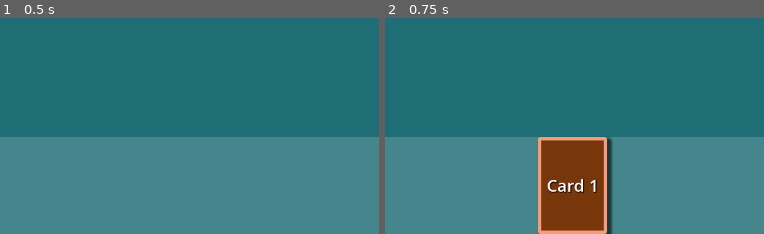
Above: before the commit, frames 1-2 (left to right).
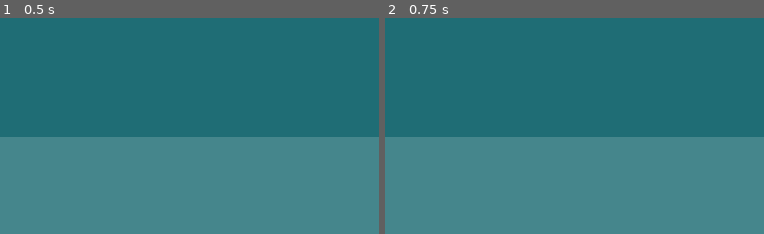
Above: after the commit, the same moments.

Repository: guladam/godot_2d_card_fanning
Game: Godot game, scene res://game.tscn
The game is run twice, just before and just after one commit, with the same random seed, the same clock (stepped at 60 frames per second) and the same inputs.
Inputs:
- Up to frame 1 (0.5 s): no input
- Up to frame 2 (0.75 s): click "Draw Card" at 0.5 s
The pictures show only the part of the screen within x 25-75%, y 50-100%; the shares and areas given below are measured in that part.

Frame 1 is identical in both runs. In frame 2, 8.8% of the frame differs, in the area x 40-60%, y 55-100%.

Commit message:
starter project uploaded

Diff:
--- a/game.tscn
+++ b/game.tscn
@@ -1,9 +1,7 @@
-[gd_scene load_steps=5 format=3 uid="uid://tphn86kaqmon"]
+[gd_scene load_steps=3 format=3 uid="uid://tphn86kaqmon"]
 
 [ext_resource type="Script" path="res://game.gd" id="1_0rb8f"]
 [ext_resource type="Script" path="res://hand.gd" id="2_drdp6"]
-[ext_resource type="Curve" uid="uid://b0hypxiciqx6n" path="res://hand_y_curve.tres" id="3_jwe8m"]
-[ext_resource type="Curve" uid="uid://dekl34pqpl2hh" path="res://hand_rotation_curve.tres" id="4_lbysu"]
 
 [node name="Game" type="Control"]
 layout_mode = 3
@@ -38,12 +36,6 @@
 grow_vertical = 0
 color = Color(1, 1, 1, 0.168627)
 script = ExtResource("2_drdp6")
-hand_curve = ExtResource("3_jwe8m")
-rotation_curve = ExtResource("4_lbysu")
-max_rotation_degrees = 5
-x_sep = -10
-y_min = 0
-y_max = -15
 
 [node name="DrawCardButton" type="Button" parent="."]
 layout_mode = 0
--- a/hand.gd
+++ b/hand.gd
@@ -1,56 +1,10 @@
 class_name Hand
 extends ColorRect
 
-const CARD = preload("res://card.tscn")
-
-@export var hand_curve: Curve
-@export var rotation_curve: Curve
-
-@export var max_rotation_degrees := 10
-@export var x_sep := 20
-@export var y_min := 50
-@export var y_max := -50
-
 
 func draw() -> void:
-	var new_card = CARD.instantiate()
-	new_card.text = "Card %s" % (get_child_count() + 1)
-	add_child(new_card)
-	_update_cards()
+	print("draw a card")
 
 
 func discard() -> void:
-	if get_child_count() < 1:
-		return
-
-	var child := get_child(-1)
-	child.reparent(get_tree().root)
-	child.queue_free()
-	_update_cards()
-
-
-func _update_cards() -> void:
-	var cards := get_child_count()
-	var all_cards_size := Card.SIZE.x * cards + x_sep * (cards - 1)
-	var final_x_sep = x_sep
-
-	if all_cards_size > size.x:
-		final_x_sep = (size.x - Card.SIZE.x * cards) / (cards - 1)
-		all_cards_size = Card.SIZE.x * cards + final_x_sep * (cards - 1)
-
-	var offset := (size.x - all_cards_size) / 2
-
-	for i in cards:
-		var card := get_child(i)
-		var y_multiplier := hand_curve.sample(1.0 / (cards-1) * i)
-		var rot_multiplier := rotation_curve.sample(1.0 / (cards-1) * i)
-
-		if cards == 1:
-			y_multiplier = 0.0
-			rot_multiplier = 0.0
-
-		var final_x: float = offset + Card.SIZE.x * i + final_x_sep * i
-		var final_y: float = y_min + y_max * y_multiplier
-
-		card.position = Vector2(final_x, final_y)
-		card.rotation_degrees = max_rotation_degrees * rot_multiplier
+	print("discard a card")
--- a/hand_rotation_curve.tres
+++ /dev/null
@@ -1,6 +0,0 @@
-[gd_resource type="Curve" format=3 uid="uid://dekl34pqpl2hh"]
-
-[resource]
-min_value = -1.0
-_data = [Vector2(0, -1), 0.0, 2.19231, 0, 0, Vector2(0.5, 0), 0.0, 0.0, 0, 0, Vector2(1, 1), 2.41154, 0.0, 0, 0]
-point_count = 3
--- a/hand_y_curve.tres
+++ /dev/null
@@ -1,6 +0,0 @@
-[gd_resource type="Curve" format=3 uid="uid://b0hypxiciqx6n"]
-
-[resource]
-bake_resolution = 101
-_data = [Vector2(0, 0), 0.0, 2.43699, 0, 0, Vector2(0.2, 0.5), 2.70134, 2.70134, 0, 0, Vector2(0.5, 1), 0.0, 0.0, 0, 0, Vector2(0.8, 0.5), -3.0, -3.26374, 0, 0, Vector2(1, 0), -2.36703, 0.0, 0, 0]
-point_count = 5
